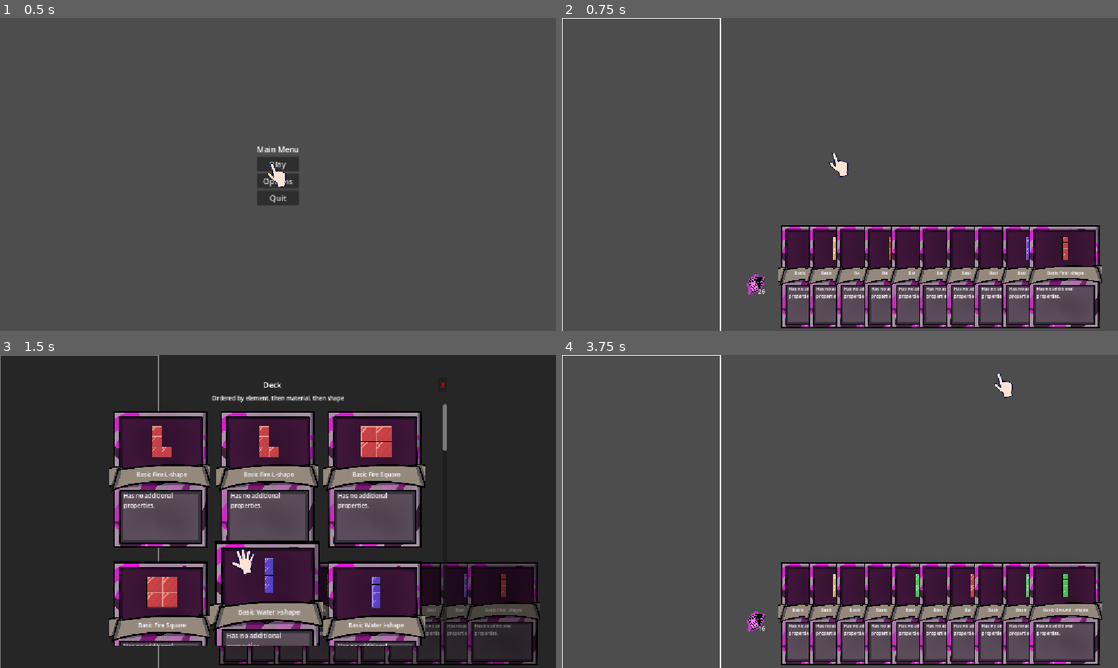
Above: before the commit, frames 1-4 (two rows, left to right).
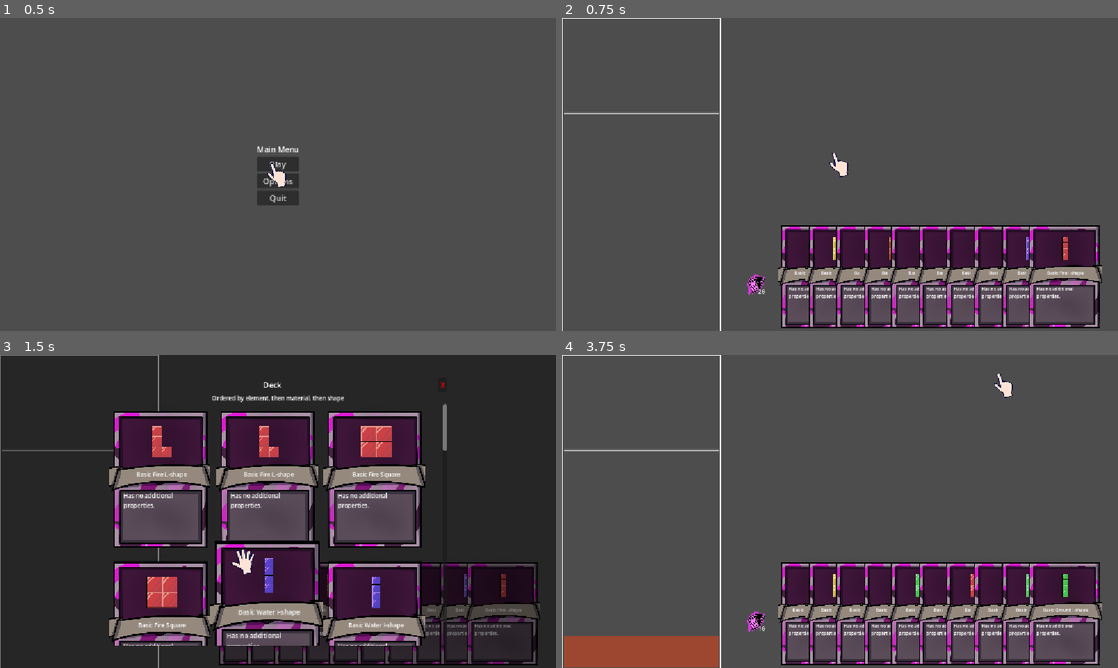
Above: after the commit, the same moments.

Repository: ttcs-games/godot-wild-jam-99
Game: Godot game, scene res://Main_menu.tscn
The game is run twice, just before and just after one commit, with the same random seed, the same clock (stepped at 60 frames per second) and the same inputs.
Inputs (mouse positions are in pixels of both pictures, inside the frame that each line leads up to):
- Up to frame 1 (0.5 s): no input
- Up to frame 2 (0.75 s): click "Play" at 0.5 s
- Up to frame 3 (1.5 s): tap Enter at 1.25 s; drag from (200, 621) to (333, 442) at 1.27 s
- Up to frame 4 (3.75 s): drag from (817, 611) to (812, 574) at 2.02 s; tap Space at 2.75 s; move the mouse to (845, 611) at 2.77 s; hold Right 2.78-3.5 s; tap 0 at 2.85 s; click (845, 611) at 2.92 s; tap 1 at 3.05 s; click "X" at 3.5 s

Frame 1 is identical in both runs. In frame 2, 0.2% of the frame differs, in the area x 0-29%, y 30-31%; in frame 3, less than 0.1%; in frame 4, 3.0%, in the area x 0-29%, y 30-100%.

Commit message:
Full lava processing; Objective's line and game_over signal

Diff:
--- a/grid.gd
+++ b/grid.gd
@@ -7,11 +7,18 @@
 @export var grid_height: int = 20
 @export var cell_size: int = 32
 @export var grid_padding: int = 3
+@export var objective_row: int = 6
+@export var lava_rise_seconds: float = 0.5
+@export var flash_seconds: float = 0.75
+@export var flash_hold_seconds: float = 0.25
+@export var delay_per_destruction: float = 0.25
 
 # CONSTANTS
 const BLOCK := preload("res://game_objects/block.tscn")
 @onready var block_root: Node2D = $BlockRoot # node where all the blocks will be stored
 @onready var cursor: AnimatedSprite2D = %Cursor #add cursor in the inspector
+@onready var lava_overlay: Node2D = $Lava
+
 # SIGNALS
 # todo: placement is yet to be processed
 # When a block is placed (L shape = 4 calls)
@@ -20,12 +27,22 @@
 signal shape_placed(cells: Array[Vector2i], element: Elements.Id) # todo: material?
 # When shape cannot be placed
 signal placement_rejected(offsets: Array[Vector2i])
+signal level_cleared(delta: int)
+signal game_over
 
 # VARIABLES
 # Stores the occupied cells
-var cells := {} # key: Vector2i, value: Elements.Id
+var cell_to_block: = {} # key: Vector2i, value: Block
 # Keeps track of cell that is aimed at
 var hovered_cell := Vector2i (-1, -1)
+var _last_hovered: Vector2i = Vector2i(-999, -999)
+
+var lava_row: int = grid_height
+var _lava_visual_row: float = grid_height
+var _last_lava_row_visual: float = -1.0
+var is_animating: bool = false
+
+var _level_cleared_fired: bool = false
 
 # (1, 2) * 32px = (32px, 64px)
 func cell_to_coords(c: Vector2i) -> Vector2:
@@ -45,6 +62,13 @@
 
 # Draw function is used only for aim draw (blocks are drawn by themselves - they are independent nodes)
 func _draw() -> void:
+	if objective_row >= 0 and objective_row < grid_height:
+		var y := objective_row * cell_size
+		var x0 := 0.0
+		var x1 := grid_width * cell_size
+		draw_line(Vector2(x0, y), Vector2(x1, y), Color(1, 1, 1, 0.15), 6.0)
+		draw_line(Vector2(x0, y), Vector2(x1, y), Color(1, 1, 1, 0.8), 1.5)
+
 	#drawing the bounds of the grid so it's easier to see
 	var border := Rect2(0.0 - grid_padding,0.0 - grid_padding,grid_width*cell_size + 2*grid_padding, grid_height*cell_size + 2*grid_padding)
 	draw_rect(border, Color.WHITE, false, 2.0)
@@ -72,8 +96,12 @@
 		if not in_bounds(cell):
 			return false
 
+		# Covered OR touches lava
+		if cell.y >= lava_row:
+			return false
+
 		# Occupied by block
-		if cells.has(cell):
+		if cell_to_block.has(cell):
 			return false
 
 		# Is at the bottom
@@ -81,14 +109,14 @@
 			has_foundation = true
 
 		# Is block standing on existing one (below it)
-		if cells.has(cell+Vector2i(0,1)):
+		if cell_to_block.has(cell+Vector2i(0,1)):
 			has_foundation = true
 
 		# Check every side
 		for neighbor in _neighbors(cell):
 			# Check side isn't taken by opposite element
-			if cells.has(neighbor):
-				if Elements.opposes(cells[neighbor], element):
+			if cell_to_block.has(neighbor):
+				if Elements.opposes(cell_to_block[neighbor].element, element):
 					return false
 
 	return has_foundation
@@ -104,6 +132,9 @@
 
 # Try placing an array of blocks (shape) to the grid. Returns false if failed
 func place(offsets: Array[Vector2i], origin: Vector2i, element: Elements.Id) -> bool:
+	if is_animating:
+		return false
+
 	if not can_place(offsets, origin, element):
 		return false
 
@@ -111,22 +142,64 @@
 	var placed: Array[Vector2i] = []
 	for offset in offsets:
 		var cell := origin + offset
-		cells[cell] = element
 		placed.append(cell)
+
+	# Send the win singal once ever, if any placed cell turned the line into finished line above the objective
+	if not _level_cleared_fired and objective_row >= 0 and objective_row < grid_height:
+		var checked_rows := {}
+		for cell in placed:
+			if cell.y > objective_row:
+				continue
+			if checked_rows.has(cell.y):
+				continue
+			checked_rows[cell.y] = true
+			if _is_row_full(cell.y):
+				_level_cleared_fired = true
+				level_cleared.emit(lava_row - objective_row)
+				break
 
 	# Signal for each new block that is has been placed on a certain cell
 	for cell in placed:
 		block_placed.emit(cell, element)
 
 	shape_placed.emit(placed, element)
+	queue_redraw()
 	return true
 
+func reset_level() -> void:
+	for block in cell_to_block.values():
+		block.queue_free()
+	cell_to_block.clear()
+	_level_cleared_fired = false
+	lava_row = grid_height
+	_lava_visual_row = float(grid_height)
+	lava_overlay.queue_redraw()
+	queue_redraw()
+
+func rise_lava(n: int) -> void:
+	if is_animating:
+		return
+	if lava_row <= 0:
+		return
+
+	var target := maxi(objective_row, lava_row - n)
+	lava_row = target
+	is_animating = true
+	var tw := create_tween()
+	tw.tween_property(self, "_lava_visual_row", float(target), lava_rise_seconds).set_trans(Tween.TRANS_SINE).set_ease(Tween.EASE_IN_OUT)
+	tw.finished.connect(_on_lava_rise_finished, CONNECT_ONE_SHOT)
+
 # Each tick get mouse position to get aimed cell
-# todo: find a better solution so we dont redraw the grid every turn because of that
 func _process(delta: float) -> void:
 	var local_pos := to_local(get_global_mouse_position())
-	hovered_cell = coords_to_cell(local_pos)
-	queue_redraw()
+	var c := coords_to_cell(local_pos)
+	if c != _last_hovered:
+		_last_hovered = c
+		hovered_cell = c
+		queue_redraw()
+	if _lava_visual_row != _last_lava_row_visual:
+		_last_lava_row_visual = _lava_visual_row
+		lava_overlay.queue_redraw()
 
 # Processor for "block placed" signal: actually spawns the block node
 func _on_block_placed(cell: Vector2i, element: Elements.Id) -> void:
@@ -135,6 +208,7 @@
 	b.element = element
 	# todo: setup the material
 	block_root.add_child(b)
+	cell_to_block[cell] = b
 
 # todo: debug function, to be removed
 func _unhandled_input(event: InputEvent) -> void:
@@ -143,6 +217,8 @@
 		GameManager.end_turn()
 	elif event is InputEventKey and event.pressed and event.keycode == KEY_0:
 		GameManager.start_turn()
+	elif event is InputEventKey and event.pressed and event.keycode == KEY_1:
+		rise_lava(2)
 	elif event is InputEventMouseButton and event.pressed and event.button_index == MOUSE_BUTTON_LEFT and GameManager._active_card != null:
 		var test_offsets: Array[Vector2i] = GameManager._active_card.card_data.shape.offsets
 		var ok := place(test_offsets, hovered_cell, GameManager._active_card.card_data.element)
@@ -152,6 +228,133 @@
 		else:
 			cursor.play("throw")
 
+func _run_cascade() -> void:
+	while true:
+		var unfinished := _unfinished_rows_in_lava()
+		if unfinished.is_empty():
+			break
+
+		await _flash_rows(unfinished)
+		_break_rows(unfinished)
+		await _shift_above_lowest(unfinished.max(), unfinished)
+		await get_tree().create_timer(delay_per_destruction).timeout
+
+	for y in range(0, lava_row):
+		for x in grid_width:
+			if cell_to_block.has(Vector2i(x, y)):
+				return
+	game_over.emit()
+
 func _on_animation_finished():
 	if cursor.animation == "release":
 		cursor.sprite.play("idle")
+
+func _is_row_unfinished(y: int) -> bool:
+	var filled := 0
+	for x in grid_width:
+		if cell_to_block.has(Vector2i(x, y)):
+			filled += 1
+	return filled > 0 and filled < grid_width
+
+func _unfinished_rows_in_lava() -> Array[int]:
+	var result: Array[int] = []
+	for y in range(lava_row, grid_height):
+		if _is_row_unfinished(y):
+			result.append(y)
+	return result
+
+func _on_lava_rise_finished() -> void:
+	_run_cascade()
+	is_animating = false
+
+func _flash_rows(rows: Array[int]) -> void:
+	var tween := create_tween()
+	tween.set_parallel(true)
+	var found_any := false
+	for y in rows:
+		for x in grid_width:
+			var cell := Vector2i(x, y)
+			if not cell_to_block.has(cell):
+				continue
+			var block: Node2D = cell_to_block[cell]
+			tween.tween_property(block, "modulate", Color(1.0, 0.2, 0.2), flash_seconds)
+			found_any = true
+
+	if not found_any:
+		return
+
+	await tween.finished
+	await get_tree().create_timer(flash_hold_seconds).timeout
+
+func _break_rows(rows: Array[int]) -> void:
+	for y in rows:
+		for x in grid_width:
+			var cell := Vector2i(x, y)
+			if not cell_to_block.has(cell):
+				continue
+			var block: Node2D = cell_to_block[cell]
+			block.hide()
+			block.queue_free()
+			cell_to_block.erase(cell)
+
+func _shift_above_lowest(lowest_broken: int, broken_rows: Array[int]) -> void:
+	var broken_set := {}
+	for r in broken_rows:
+		broken_set[r] = true
+	var new_cells := {}
+	var new_map := {}
+	for y in grid_height:
+		# The broken line needs no shifting
+		if broken_set.has(y):
+			continue
+		var shift := 0
+		# Check only lines above the first break
+		if y < lowest_broken:
+			# For each broken line BELOW, need to shift THIS line down by 1
+			for b in broken_rows:
+				if b > y:
+					shift += 1
+		var new_y := y + shift
+		# Copy the non-empty cells into the new location
+		# For lines unaffected with shifting (0) it will be the same location
+		for x in grid_width:
+			var old_cell := Vector2i(x, y)
+			if not cell_to_block.has(old_cell):
+				continue
+			var new_cell := Vector2i(x, new_y)
+			new_map[new_cell] = cell_to_block[old_cell]
+
+	# Update the grid state
+	cell_to_block = new_map
+
+	# Animate the fall line by line
+	var tween := create_tween()
+	tween.set_parallel(true)
+	var any_changed := false
+	for y in grid_height:
+		# Dont animate broken lines or lines below the break
+		if broken_set.has(y) or y >= lowest_broken:
+			continue
+		# Find how many lines were broken below
+		var shift := 0
+		for b in broken_rows:
+			if b > y:
+				shift += 1
+		if shift == 0:
+			continue
+		# Animate the position change of the existing blocks
+		for x in grid_width:
+			var new_cell := Vector2i(x, y + shift)
+			if not new_map.has(new_cell):
+				continue
+			var block: Node2D = new_map[new_cell]
+			tween.tween_property(block, "position",cell_to_coords(new_cell), 0.25).set_trans(Tween.TRANS_QUAD).set_ease(Tween.EASE_IN)
+			any_changed = true
+	if any_changed:
+		await tween.finished
+
+func _is_row_full(y: int) -> bool:
+	for x in grid_width:
+		if not cell_to_block.has(Vector2i(x, y)):
+			return false
+	return true
--- a/grid.tscn
+++ b/grid.tscn
@@ -1,8 +1,13 @@
 [gd_scene format=3 uid="uid://b3ori8l4rn1g4"]
 
 [ext_resource type="Script" uid="uid://pktsj3mrmb36" path="res://grid.gd" id="1_ebq2e"]
+[ext_resource type="Script" uid="uid://cfhdkf0ucnwhx" path="res://lava.gd" id="2_65i6o"]
 
 [node name="Grid" type="Node2D" unique_id=37737656]
 script = ExtResource("1_ebq2e")
 
 [node name="BlockRoot" type="Node2D" parent="." unique_id=1964372986]
+
+[node name="Lava" type="Node2D" parent="." unique_id=1446942222]
+z_index = 1
+script = ExtResource("2_65i6o")
--- /dev/null
+++ b/lava.gd
@@ -0,0 +1,13 @@
+extends Node2D
+
+@onready var grid := get_parent()
+
+func _draw() -> void:
+	if grid._lava_visual_row >= grid.grid_height:
+		return
+	var lava_y: float = grid._lava_visual_row * grid.cell_size
+	var rect := Rect2(
+		Vector2(0, lava_y),
+		Vector2(grid.grid_width * grid.cell_size, (grid.grid_height * grid.cell_size) - lava_y)
+	)
+	draw_rect(rect, Color(1.0, 0.25, 0.05, 0.45))
--- a/project.godot
+++ b/project.godot
@@ -17,7 +17,7 @@
 [autoload]
 
 GameManager="*uid://om176pvqr6k1"
-MusicManager="*uid://bwmghutog0v4y"
+MusicManager="*uid://bxukgnaigpkq7"
 
 [display]
 
Not shown: 1 places in autoload/MusicManager.tscn that only renumber resources
Not shown, added: lava.gd.uid
